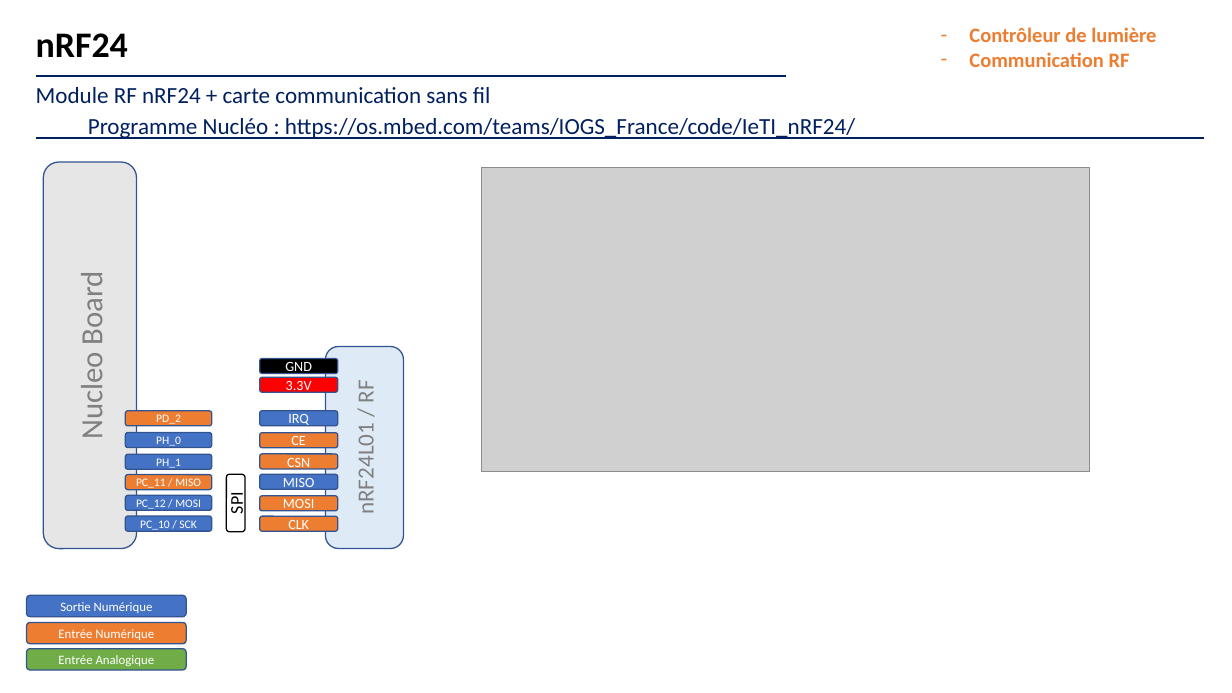
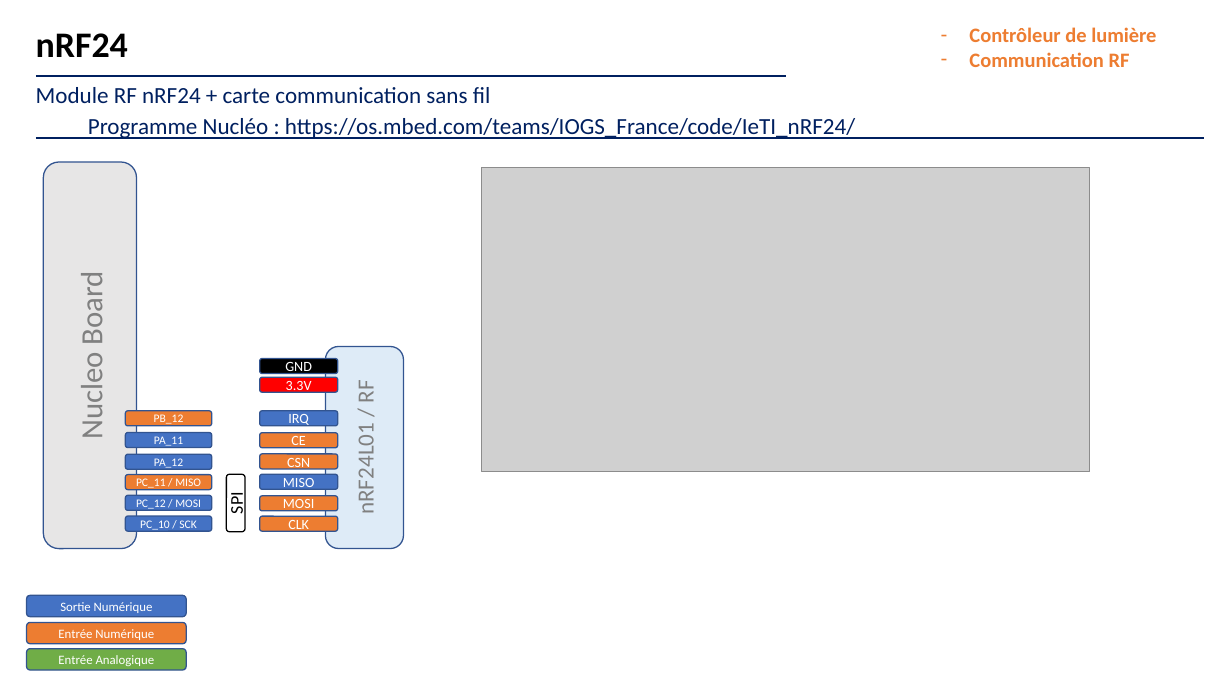
Before and after one commit to jvillemejane/LEnsE_IOGS_Maquettes, a slide deck: slide 4 of Maquettes/Elec_Num_Emb/Robot_Holonome/brochages.pptx. Drawn at 1232x693 pixels with LibreOffice and Linux fonts; fonts in the diff are those of the drawing; grey boxes stand for pictures. Boxes give left, top, right and bottom in pixels: in the first picture for what was removed or moved away, otherwise in the second. Text is boxed around its words. In the diff, an @@ line names an element or a change of style, - is before the commit and + after.

```diff
--- a/Maquettes/Elec_Num_Emb/Robot_Holonome/brochages.pptx
+++ b/Maquettes/Elec_Num_Emb/Robot_Holonome/brochages.pptx
@@ text in rounded rectangle at [154, 414, 184, 426]: text changed @@
-PD_2
+PB_12
@@ text in rounded rectangle at [154, 436, 183, 448]: text changed @@
-PH_0
+PA_11
@@ text in rounded rectangle at [154, 458, 183, 468]: text changed @@
-PH_1
+PA_12
```
Also in this commit, not shown: 2 other files.
